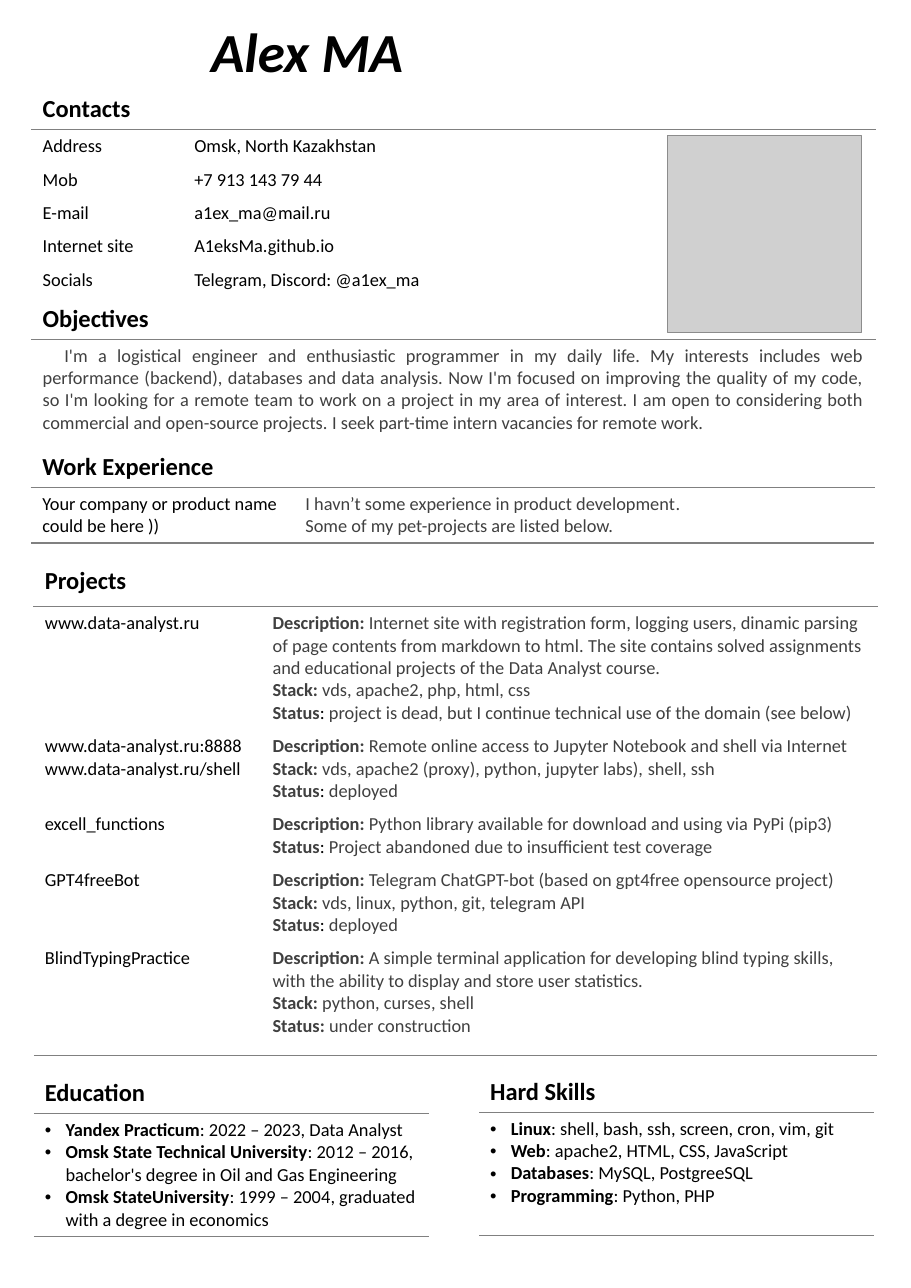
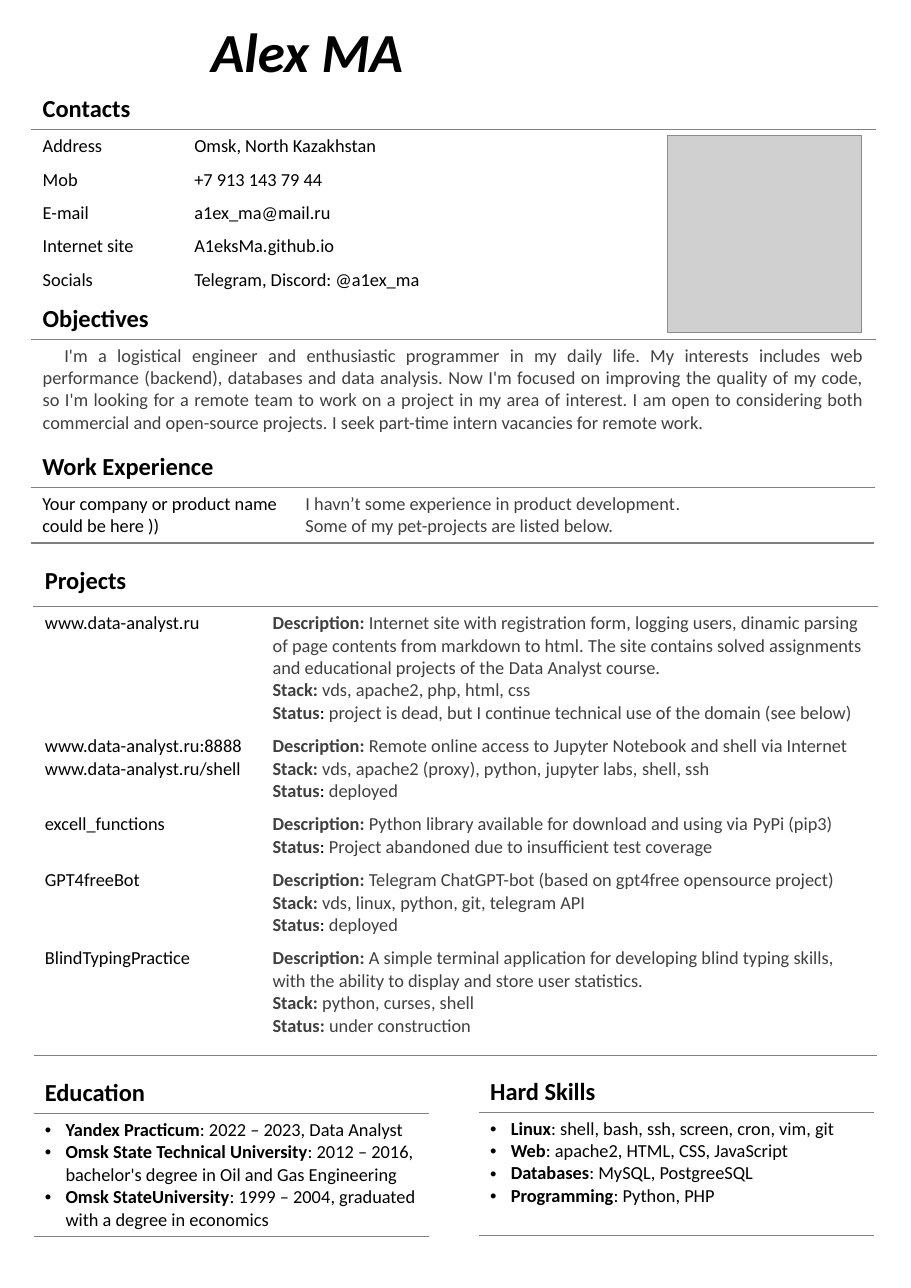
Before and after one commit to A1eksMa/A1eksMa.github.io, a slide deck: slide 1 of attachments/CV.pptx. Drawn at 911x1288 pixels with LibreOffice and Linux fonts; fonts in the diff are those of the drawing; grey boxes stand for pictures. Boxes give left, top, right and bottom in pixels: in the first picture for what was removed or moved away, otherwise in the second. Text is boxed around its words. In the diff, an @@ line names an element or a change of style, - is before the commit and + after.

```diff
--- a/attachments/CV.pptx
+++ b/attachments/CV.pptx
@@ table at box(34, 561, 878, 1051) @@
-row 3, column 2: Description: Remote online access to Jupyter Notebook and shell via Internet / Stack: vds, apache2 (proxy), python, jupyter labs), shell, ssh / Status: deployed
+row 3, column 2: Description: Remote online access to Jupyter Notebook and shell via Internet / Stack: vds, apache2 (proxy), python, jupyter labs, shell, ssh / Status: deployed
```
Also in this commit, not shown: 1 other file.
